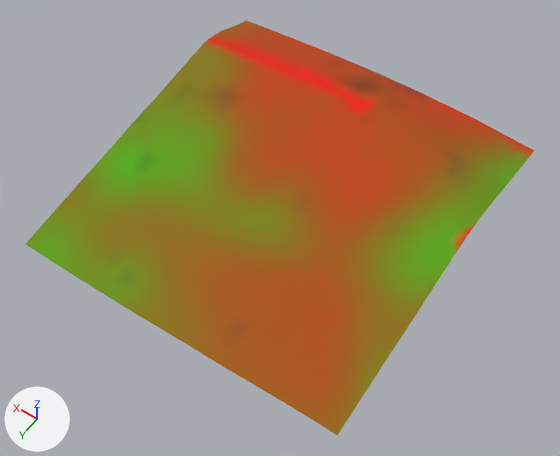
Two versions of the glTF model games/yorimichi/assets/belmonte/meshes/SM_BM_BT_Terrain_3_0.glb, one commit apart.
Before and after are seen from a camera (50 mm lens) standing at (-332.0, -184.0, 428.0) and looking at (-140.0, -453.0, 6.0). Arrows for +X, +Y and +Z are at lower left; the lights stay in place. The first picture is the older version.

The first picture shows 'SM_BM_BT_Terrain_3_0'.
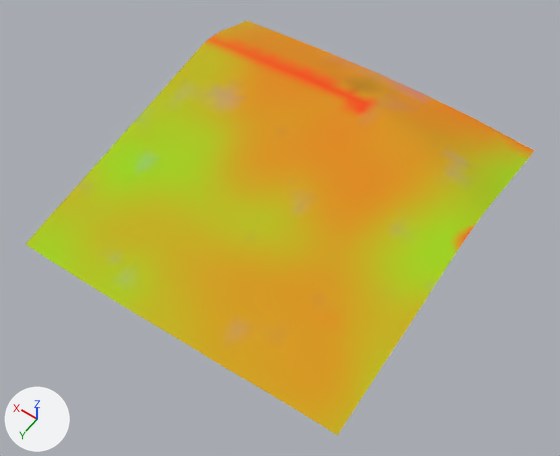
Location of each change, [x1, y1, x2, y2] in pixels of the pictures (560 x 456 px):
part 1 of me_sm_bt_terrain_3_0, recoloured (lighter)
    both: [49, 45, 517, 435]
part 2 of me_sm_bt_terrain_3_0, recoloured (brown to yellow)
    both: [174, 20, 535, 435]
part 3 of me_sm_bt_terrain_3_0, recoloured (lighter)
    both: [209, 27, 533, 360]
part 4 of me_sm_bt_terrain_3_0, recoloured (lighter)
    both: [26, 108, 526, 308]

Edits to the bpy script that builds the scene:
```text
Change me_sm_bt_terrain_3_0:
    where me_sm_bt_terrain_3_0.from_pydata(...)  # 963 vertices, 1817 faces; spans x -256.0..0.0, y -600.0..-344.0, z -4.0..50.0
    used by ob_sm_bm_bt_terrain_3_0; location = (0.0, 0.0, 0.0)
    me_sm_bt_terrain_3_0 part 1: 539 faces centred in x -254.0..-3.0, y -574.0..-347.0, z 2.0..49.0 are repainted in the vertex colours; the middle colour goes from yellow #867800 to yellow #c0b600
    me_sm_bt_terrain_3_0 part 2: 508 faces centred in x -256.0..-3.0, y -595.0..-347.0, z 8.0..50.0 are repainted in the vertex colours; the middle colour goes from brown #a55800 to yellow #d29f00
    me_sm_bt_terrain_3_0 part 3: 455 faces centred in x -255.0..-3.0, y -595.0..-379.0, z 21.0..50.0 are repainted in the vertex colours; the middle colour goes from orange #ba4500 to orange #de8e00
    me_sm_bt_terrain_3_0 part 4: 315 faces centred in x -255.0..-3.0, y -579.0..-347.0, z -3.0..47.0 are repainted in the vertex colours; the middle colour goes from green #689700 to green #abca00
```
